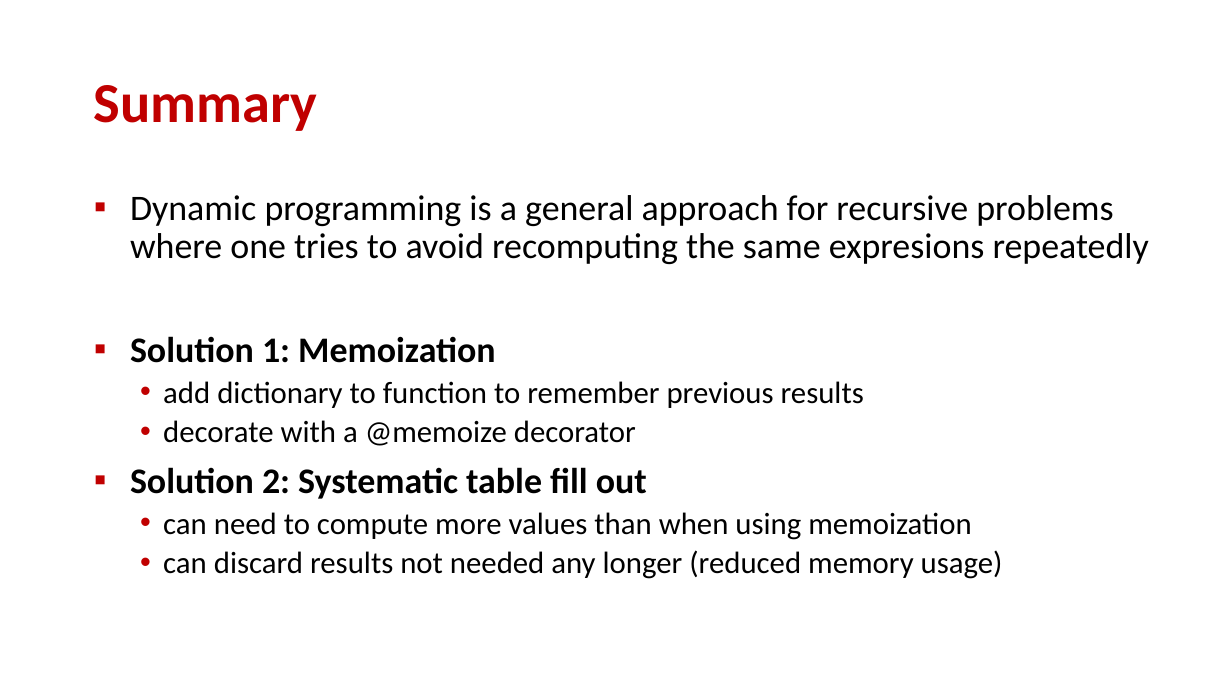
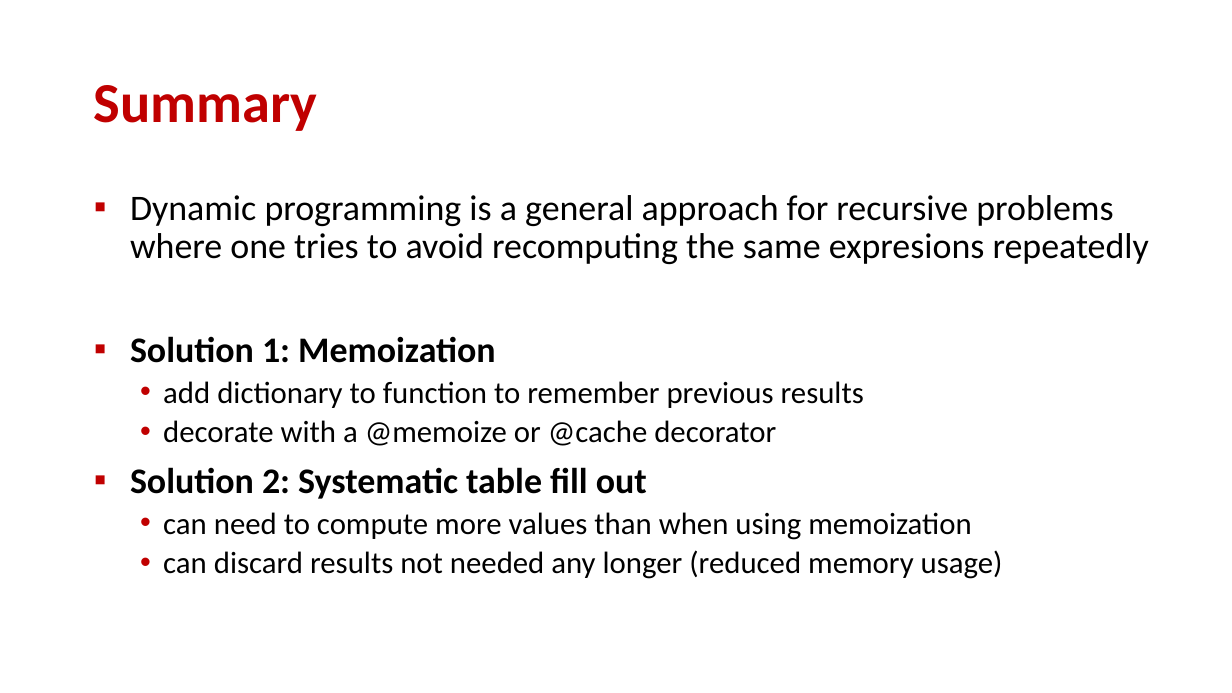
Before and after one commit to gsbrodal/gsbrodal.github.io, a slide deck: slide 18 of ipsa/slides/dynamic_programming.pptx. Drawn at 1232x693 pixels with LibreOffice and Linux fonts; fonts in the diff are those of the drawing. Boxes give left, top, right and bottom in pixels: in the first picture for what was removed or moved away, otherwise in the second. Text is boxed around its words. In the diff, an @@ line names an element or a change of style, - is before the commit and + after.

Commit message:
all-slides-with-answers.pdf all-slides.pdf code.zip decorators.pdf decorators.pptx dynamic_programming.pdf dynamic_programming.pptx

```diff
--- a/ipsa/slides/dynamic_programming.pptx
+++ b/ipsa/slides/dynamic_programming.pptx
@@ text at bbox=[163, 420, 776, 446]: text changed @@
-  • decorate with a @memoize decorator
+  • decorate with a @memoize or @cache decorator
```
Also in this commit, not shown: 4 other slides changed, 6 other files.
